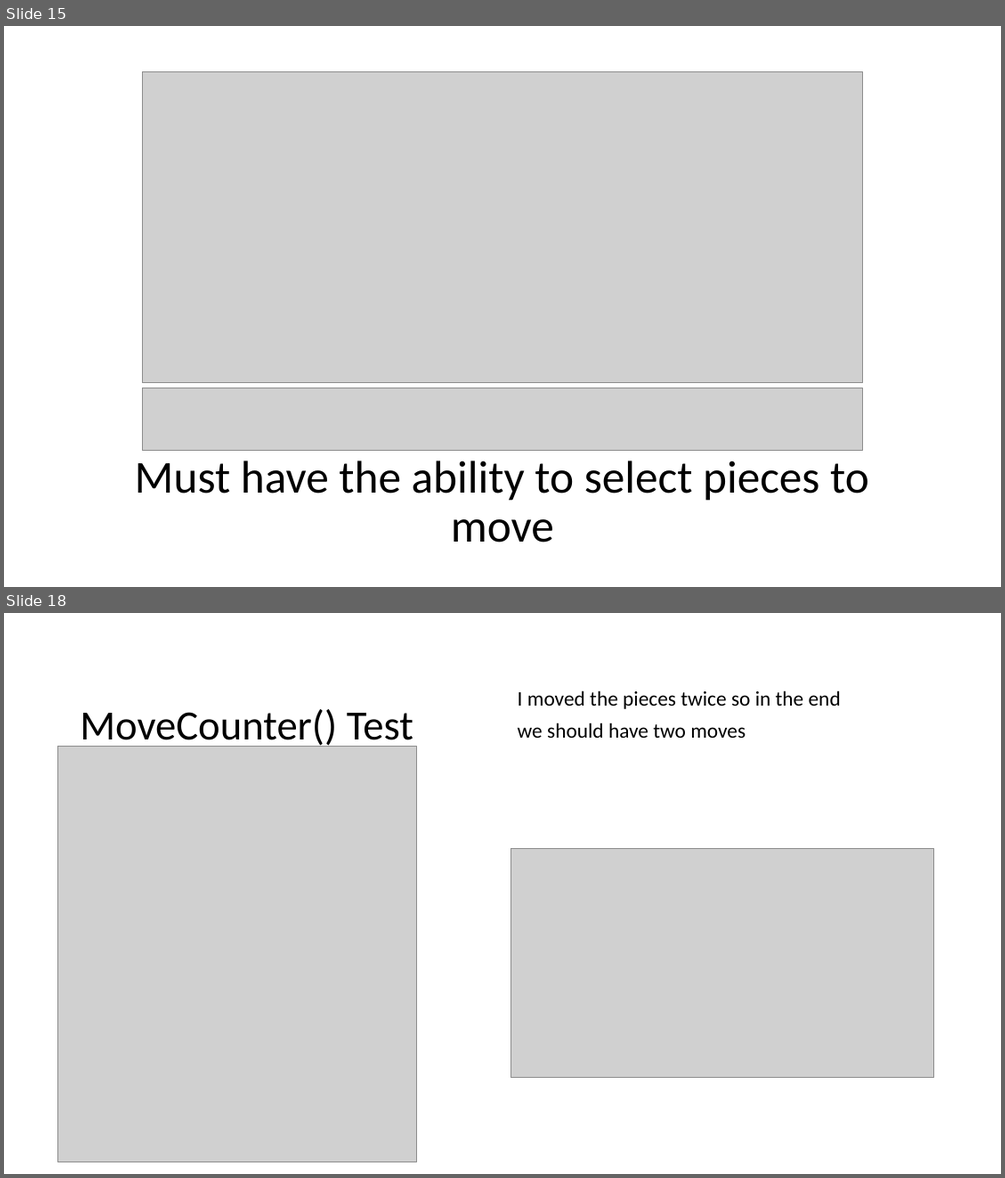
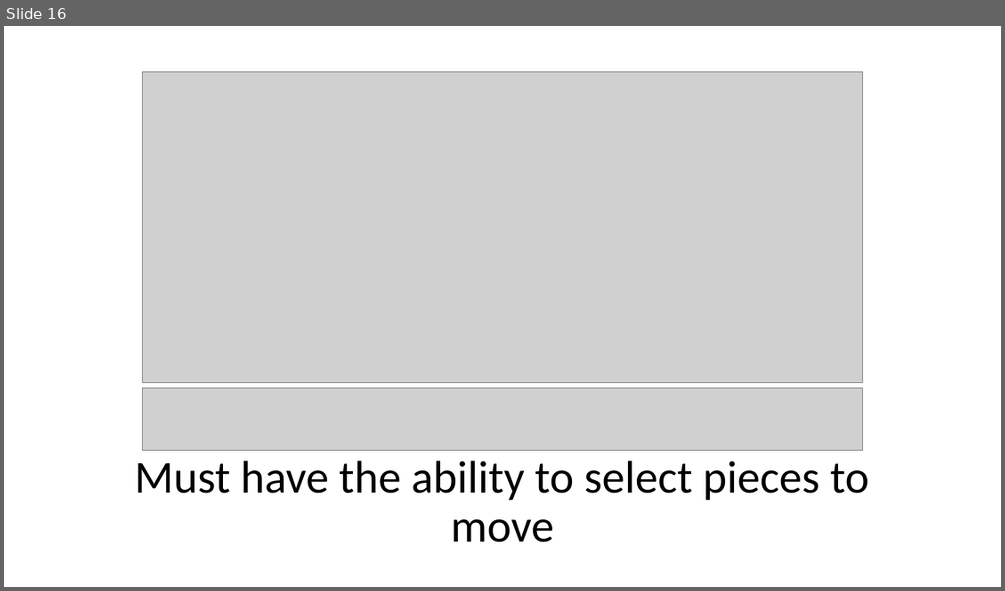
Before and after one commit to KeaganErasmus/BCDE222-C-, a slide deck: Presentation.pptx. Shown one above the other, each under a label of ours: slides 15 and 18 before the commit, slide 16 after it; the slides between them are not shown. The pictures are 1005x1178 and 1005x591 pixels, drawn with LibreOffice and Linux fonts; fonts in the diff are those of the drawing; grey boxes stand for pictures. Boxes give left, top, right and bottom in pixels: in the first picture for what was removed or moved away, otherwise in the second. Text is boxed around its words. In the diff, an @@ line names an element or a change of style, - is before the commit and + after.

```diff
--- a/Presentation.pptx
+++ b/Presentation.pptx
@@ slide 18 removed at bbox=[4, 613, 1001, 1174], background #FFFFFF @@
@@ text removed at bbox=[518, 690, 841, 738] @@
-I moved the pieces twice so in the end
-we should have two moves
@@ title removed at bbox=[80, 709, 413, 750] @@
-MoveCounter() Test
@@ picture removed at bbox=[57, 747, 416, 1162] @@
@@ picture removed at bbox=[511, 849, 933, 1078] @@
@@ what was slide 15 is now slide 16 @@
```
Also in this commit, not shown: 12 slides changed, 3 slides added, 19 other files.
